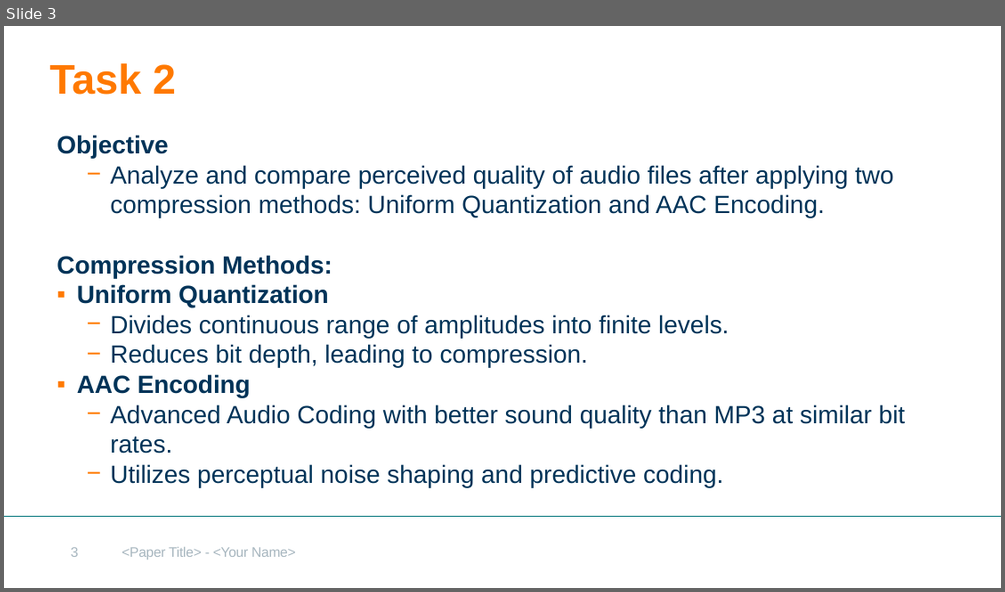
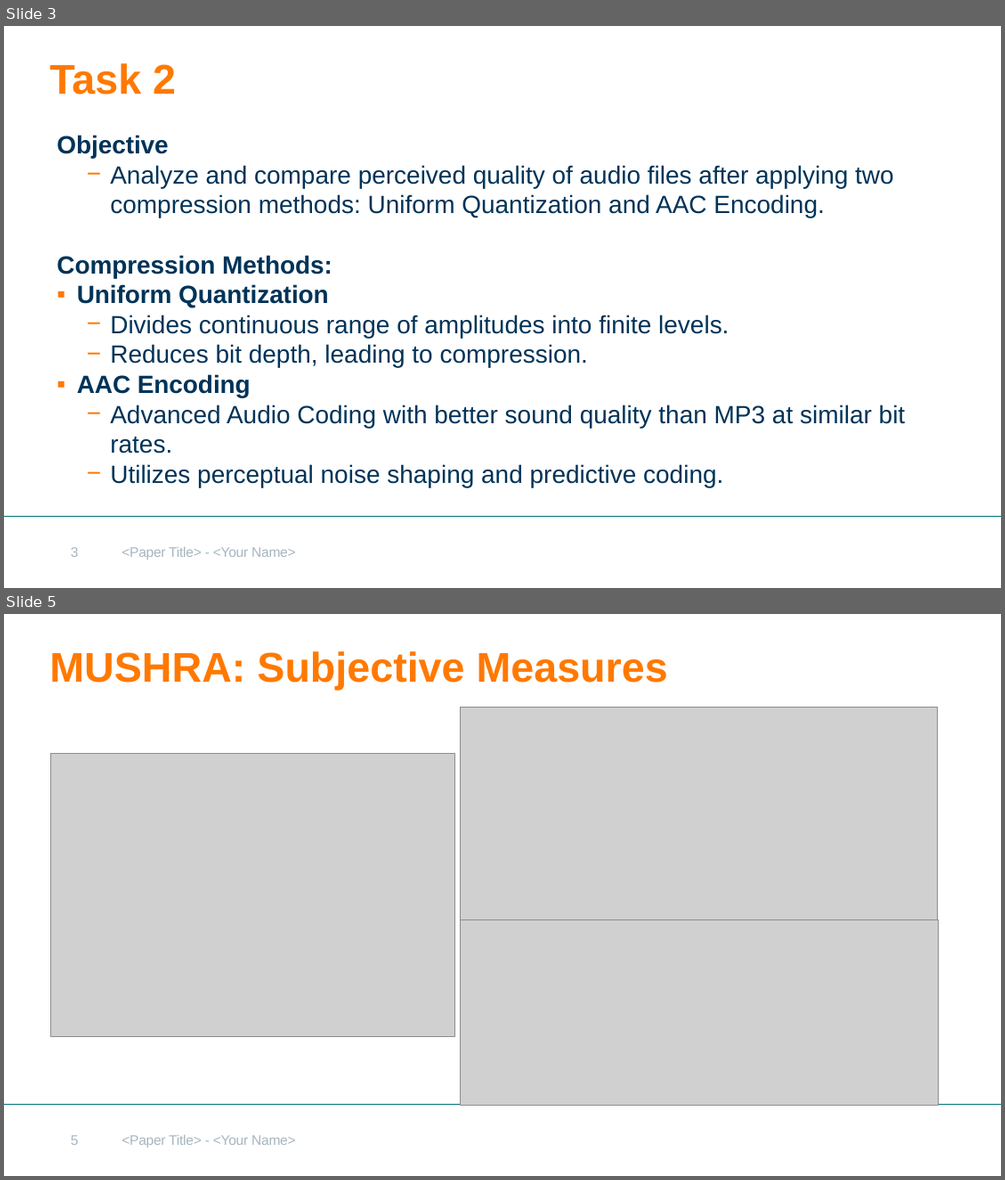
Before and after one commit to javvadasghar/MRSP_Seminar_Project_Group8, a slide deck: Project Presentation.pptx. Shown one above the other, each under a label of ours: slide 3 before the commit, slides 3 and 5 after it; the slides between them are not shown. The pictures are 1005x592 and 1005x1180 pixels, drawn with LibreOffice and Linux fonts; fonts in the diff are those of the drawing; grey boxes stand for pictures; background and template pictures are left out. Boxes give left, top, right and bottom in pixels: in the first picture for what was removed or moved away, otherwise in the second. Text is boxed around its words. In the diff, an @@ line names an element or a change of style, - is before the commit and + after.

```diff
--- a/Project Presentation.pptx
+++ b/Project Presentation.pptx
@@ slide 5 added at box(4, 614, 1001, 1176), background #FFFFFF; not listed: 2 template elements that a slide beside it also shows @@
@@ title added at box(49, 651, 668, 690), 30 pt, text #FF7900, bold @@
+MUSHRA: Subjective Measures
@@ picture added at box(461, 707, 937, 927) @@
@@ picture added at box(51, 754, 455, 1036) @@
@@ picture added at box(461, 920, 939, 1104) @@
@@ page number added at box(71, 1135, 79, 1144), 10 pt, text #A7B6BF @@
+5
```
Also in this commit, not shown: 1 slide changed, 3 other slides added, 4 slides removed, 1 other file.
